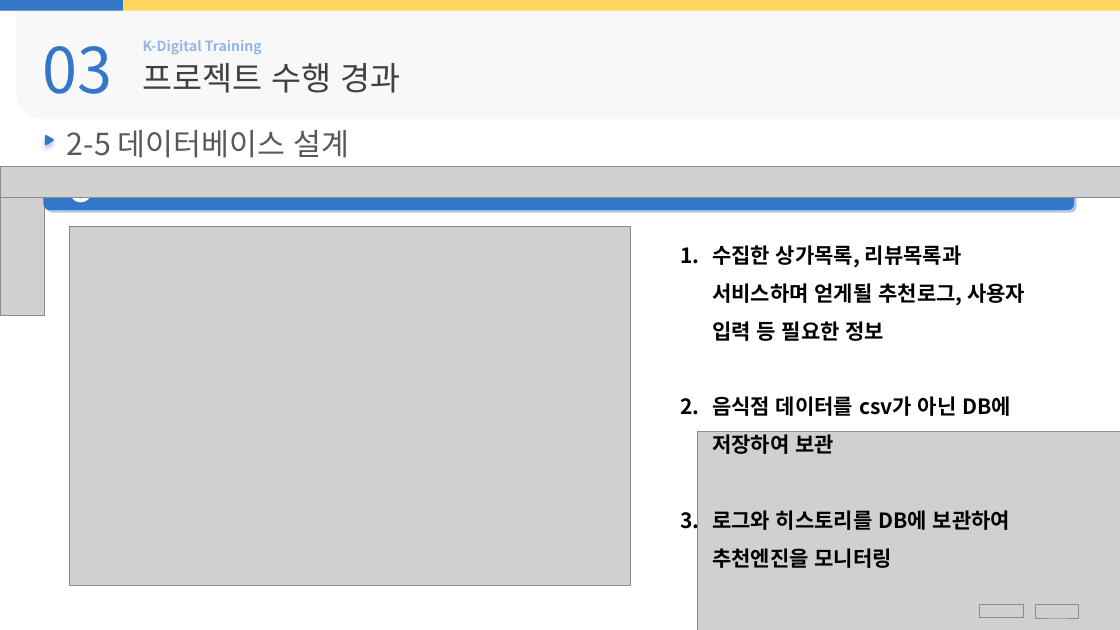
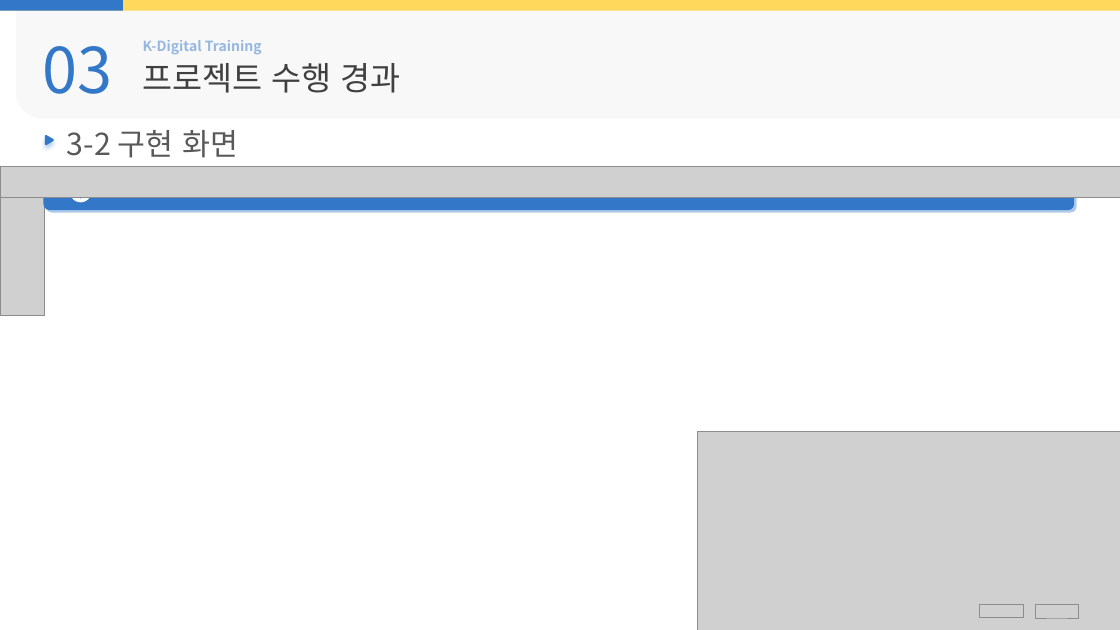
Before and after one commit to Hiddle00/project2_weather, a slide deck: slide 23 of 최종발표/05.D팀_최종발표.pptx (slide 20 before the commit). Drawn at 1120x630 pixels with LibreOffice and Linux fonts; fonts in the diff are those of the drawing; grey boxes stand for pictures; background and template pictures are left out. Boxes give left, top, right and bottom in pixels: in the first picture for what was removed or moved away, otherwise in the second. Text is boxed around its words. In the diff, an @@ line names an element or a change of style, - is before the commit and + after.

```diff
--- a/최종발표/05.D팀_최종발표.pptx
+++ b/최종발표/05.D팀_최종발표.pptx
@@ text at [67,130,238,158]: text changed @@
-2-5 데이터베이스 설계
+3-2 구현 화면
@@ picture removed at [70,227,630,586] @@
@@ text removed at [712,245,1025,568] @@
-1. 수집한 상가목록, 리뷰목록과 서비스하며 얻게될 추천로그, 사용자 입력 등 필요한 정보
-2. 음식점 데이터를 csv가 아닌 DB에 저장하여 보관
-3. 로그와 히스토리를 DB에 보관하여 추천엔진을 모니터링
```
Also in this commit, not shown: 12 other slides changed, 6 slides added.
